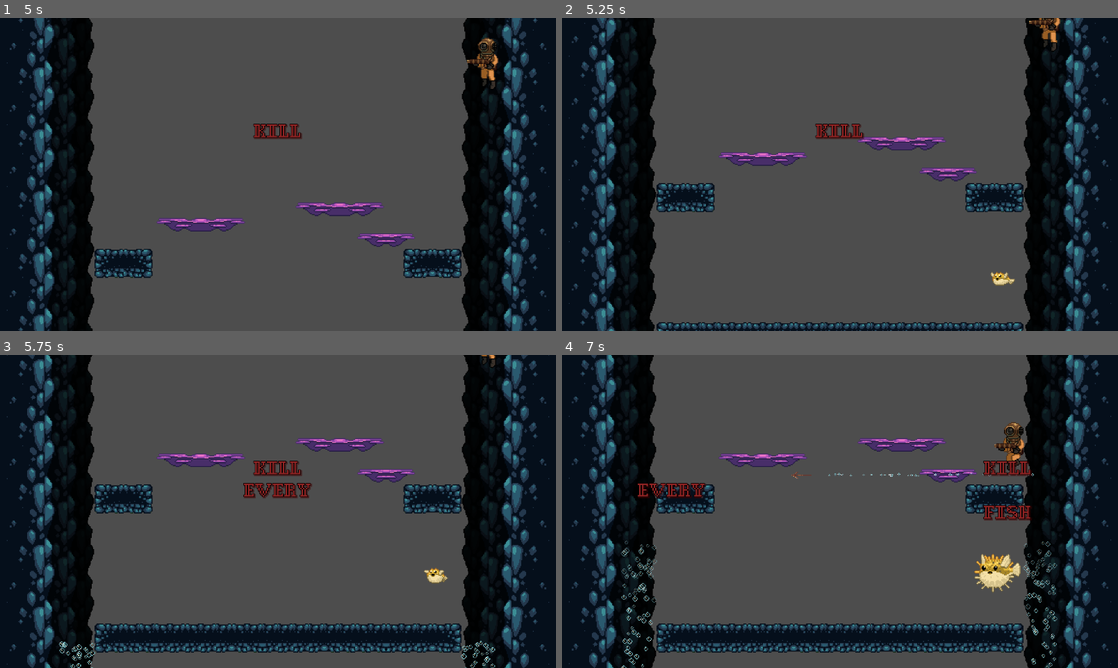
Above: before the commit, frames 1-4 (two rows, left to right).
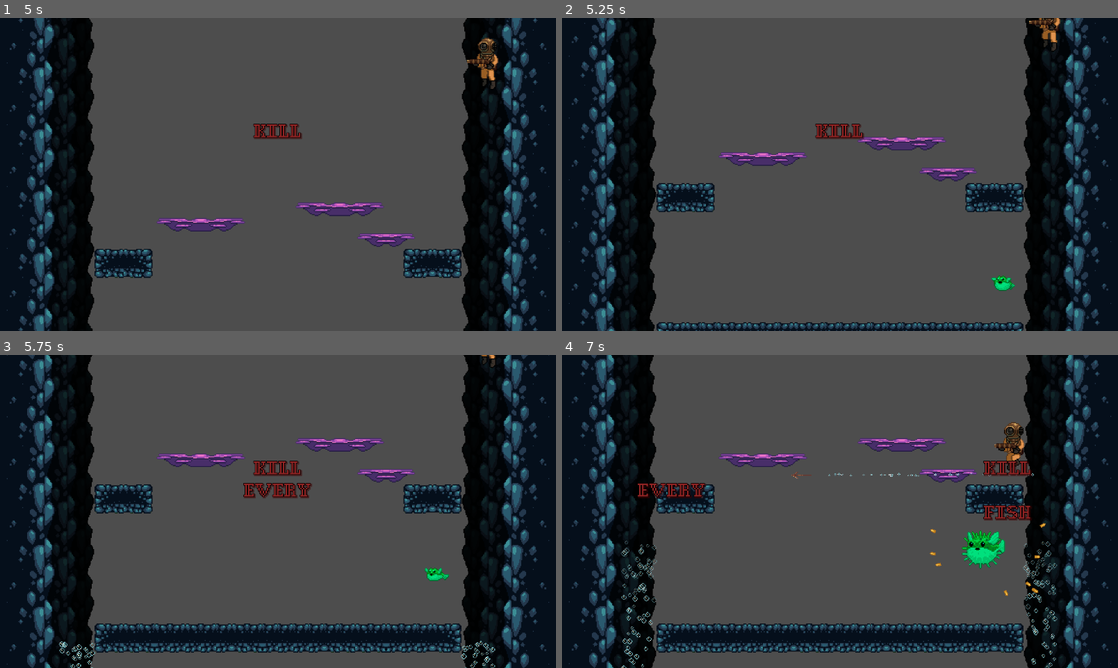
Above: after the commit, the same moments.

Repository: teamjakojaannos/ld57-depths
Game: Godot game, scene res://main.tscn
The game is run twice, just before and just after one commit, with the same random seed, the same clock (stepped at 60 frames per second) and the same inputs.
Inputs:
- Up to frame 1 (5 s): tap Enter (ui_accept) at 0.5 s; hold Z (attack_1) 0.53-1.28 s; hold Right (right) 0.53-2.03 s; tap Space (jump) at 0.77, 1.52, 3.02, 3.77, 4.52 s; tap X (attack_2) at 1.35, 2.85, 4.35 s; hold Left (left) 2.03-2.78 s; hold Z (attack_1) 2.03-2.78 s; hold Right (right) 2.78-4.28 s; hold Z (attack_1) 3.53-4.28 s; hold Left (left) from 4.28 s (still down)
- Up to frame 2 (5.25 s): release Left (left) at 5.03 s; hold Right (right) from 5.03 s (still down); hold Z (attack_1) from 5.03 s (still down)
- Up to frame 3 (5.75 s): keep holding Right (right); keep holding Z (attack_1)
- Up to frame 4 (7 s): release Right (right) at 5.78 s; release Z (attack_1) at 5.78 s; hold Left (left) from 5.78 s (still down); tap X (attack_2) at 5.85 s; tap Space (jump) at 6.02, 6.77 s; hold Z (attack_1) from 6.53 s (still down)

Frame 1 is identical in both runs. In frame 2, 0.2% of the frame differs, in the area x 77-82%, y 81-88%; in frame 3, 0.2%; in frame 4, 1.3%, in the area x 66-87%, y 53-78%.

Commit message:
fish difficulty

Diff:
--- a/fish/spiky_puffer_fish/spike_fish.gd
+++ b/fish/spiky_puffer_fish/spike_fish.gd
@@ -2,6 +2,7 @@
 extends Area2D
 
 const spike_scene = preload("res://fish/spiky_puffer_fish/spike.tscn")
+@export var spike_damage = 1
 @export var min_spike_speed = 100.0
 @export var max_spike_speed = 200.0
 
@@ -110,6 +111,7 @@
 		var spike: Projectile = spike_scene.instantiate()
 		spike.velocity = velocity
 		spike.global_position = $SpikeOrigin.global_position + spawn
+		spike.damage = spike_damage
 
 		Globals.level.current_level.add_child(spike)
 
--- /dev/null
+++ b/fish/spiky_puffer_fish/spike_fish_good_luck.tscn
@@ -0,0 +1,17 @@
+[gd_scene load_steps=2 format=3 uid="uid://bdnlkcnniiuq8"]
+
+[ext_resource type="PackedScene" uid="uid://bf1fy0bxb0uml" path="res://fish/spiky_puffer_fish/spike_fish.tscn" id="1_7brcj"]
+
+[node name="SpikeFish" instance=ExtResource("1_7brcj")]
+modulate = Color(0.117647, 0.14902, 0.14902, 1)
+spike_damage = 3
+max_spike_speed = 400.0
+min_attack_cooldown = 0.5
+max_attack_cooldown = 1.5
+min_spike_count = 40
+max_spike_count = 80
+normal_move_speed = 100.0
+attack_move_speed = 50.0
+
+[node name="Health" parent="." index="0"]
+max_health = 20.0
--- /dev/null
+++ b/fish/spiky_puffer_fish/spike_fish_hard.tscn
@@ -0,0 +1,18 @@
+[gd_scene load_steps=2 format=3 uid="uid://ex2yq61nhl0k"]
+
+[ext_resource type="PackedScene" uid="uid://bf1fy0bxb0uml" path="res://fish/spiky_puffer_fish/spike_fish.tscn" id="1_sag2v"]
+
+[node name="SpikeFish" instance=ExtResource("1_sag2v")]
+modulate = Color(0, 1, 0.74902, 1)
+spike_damage = 2
+min_spike_speed = 125.0
+max_spike_speed = 225.0
+min_attack_cooldown = 1.0
+max_attack_cooldown = 2.5
+min_spike_count = 8
+max_spike_count = 16
+normal_move_speed = 75.0
+attack_move_speed = 25.0
+
+[node name="Health" parent="." index="0"]
+max_health = 8.0
--- /dev/null
+++ b/fish/spiky_puffer_fish/spike_fish_medium.tscn
@@ -0,0 +1,15 @@
+[gd_scene load_steps=2 format=3 uid="uid://dobo0jchxjqeg"]
+
+[ext_resource type="PackedScene" uid="uid://bf1fy0bxb0uml" path="res://fish/spiky_puffer_fish/spike_fish.tscn" id="1_wocu2"]
+
+[node name="SpikeFish" instance=ExtResource("1_wocu2")]
+modulate = Color(1, 0.596078, 0.231373, 1)
+max_spike_speed = 225.0
+min_attack_cooldown = 1.5
+max_attack_cooldown = 4.0
+min_spike_count = 6
+max_spike_count = 12
+normal_move_speed = 60.0
+
+[node name="Health" parent="." index="0"]
+max_health = 6.0
--- a/levels/game.tscn
+++ b/levels/game.tscn
@@ -8,6 +8,9 @@
 [ext_resource type="PackedScene" uid="uid://dm26lbxt62yt" path="res://levels/generation/templates/platform_03.tscn" id="4_ughyh"]
 [ext_resource type="PackedScene" uid="uid://c7cixyoixeqxe" path="res://characters/player.tscn" id="4_vpik0"]
 [ext_resource type="PackedScene" uid="uid://daf4ocofnmlcr" path="res://levels/generation/templates/platform_04.tscn" id="5_y7kp8"]
+[ext_resource type="PackedScene" uid="uid://dobo0jchxjqeg" path="res://fish/spiky_puffer_fish/spike_fish_medium.tscn" id="7_ol2u7"]
+[ext_resource type="PackedScene" uid="uid://ex2yq61nhl0k" path="res://fish/spiky_puffer_fish/spike_fish_hard.tscn" id="8_aumgp"]
+[ext_resource type="PackedScene" uid="uid://bdnlkcnniiuq8" path="res://fish/spiky_puffer_fish/spike_fish_good_luck.tscn" id="9_0u5wd"]
 [ext_resource type="Texture2D" uid="uid://b4yqypvnttqx3" path="res://fish/vittumies.png" id="10_6f163"]
 [ext_resource type="Script" uid="uid://jcukg176hd42" path="res://levels/background.gd" id="10_yyd14"]
 [ext_resource type="Script" uid="uid://c7m15n72b5j4x" path="res://ui/objective_overlay.gd" id="11_5ycdb"]
@@ -237,7 +240,7 @@
 script = ExtResource("1_vhr6a")
 level_height_in_tiles = 36
 level_part_prefabs = Array[PackedScene]([ExtResource("2_kc1m6"), ExtResource("3_y7kp8"), ExtResource("4_ughyh"), ExtResource("5_y7kp8")])
-enemy_prefabs = Array[PackedScene]([ExtResource("3_vpik0")])
+enemy_prefabs = Array[PackedScene]([ExtResource("3_vpik0"), ExtResource("7_ol2u7"), ExtResource("8_aumgp"), ExtResource("9_0u5wd")])
 
 [node name="Level" parent="EndlessLevel" instance=ExtResource("1_748nt")]
 no_blocker = true
Not shown: 1 places in levels/game.tscn that only renumber resources
